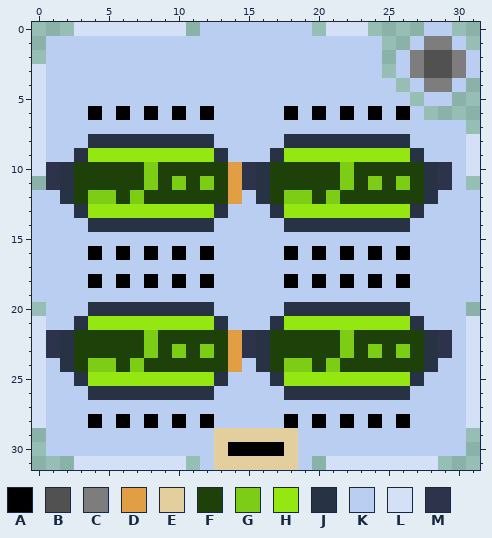
Pixel-art sprite: Icons/Large Free Password.png. The first picture shows the starting point.
The file is 32x32 pixels.
Palette (. is transparent): A #000000  B #515151  C #7d7d7d  D #e19e44  E #e2cf9d  F #1e410a  G #7dcc15  H #94e710  J #273345  K #b9cef0  L #d3e0f5  M #2d334a
The result:
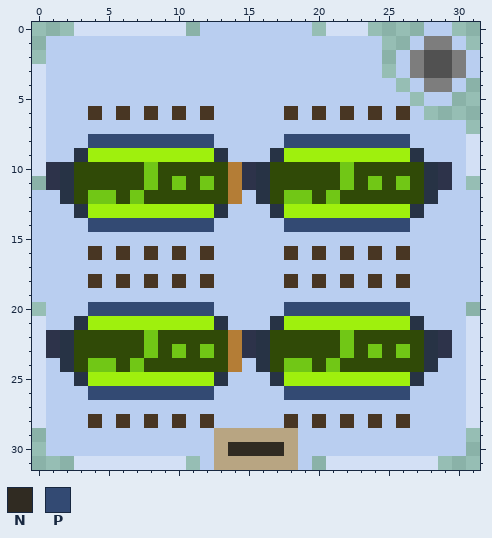
Colours new in this view: N #302b22  P #334a73
Edits made:
Colour A changes from #000000 to #483623.
Colour D changes from #e19e44 to #b47d36.
Colour E changes from #e2cf9d to #b8a582.
Colour F changes from #1e410a to #304a07.
Colour G changes from #7dcc15 to #71c716.
Colour H changes from #94e710 to #9ff00d.
Colour A becomes colour N in row 30 at x 14 to 17.
Colour J becomes colour P in row 8 at x 4 to 12 and 18 to 26; in row 14 at x 4 to 12 and 18 to 26; in row 20 at x 4 to 12 and 18 to 26; in row 26 at x 4 to 12 and 18 to 26.
Boxes around the changes in both pictures, in picture pixels (x1, y1, x2, y2):
changed: (74, 106, 424, 470)
